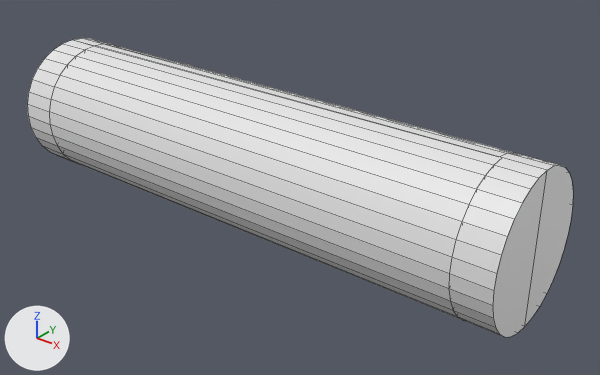
An edit to the Blender file Assets/uu.blend, drawn before and after from the same camera.
Rendered twice from a 50 mm camera at (6.97, -7.89, 4.68) aimed at (0.5, 0.19, -0.33). Lighting does not change. The marker at lower left points along +X, +Y and +Z. Mesh edges are drawn as thin lines.

Names of what the first picture shows: 'copy', 'origin'.
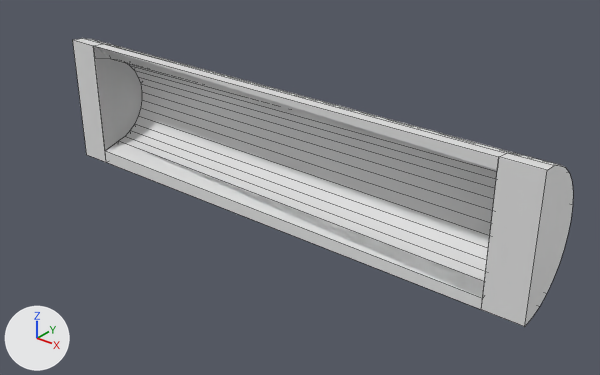
Changed parts and their boxes [x1, y1, x2, y2] in the pictures (600 x 375 px):
'copy', hidden
    before: [27, 40, 547, 337]
'origin', unchanged, uncovered by the edit
    before: [75, 38, 573, 326]
    after: [73, 38, 573, 327]

What changed in the scene script:
```text
Change ob_copy:
    add ob_copy.hide_set(True)
```
